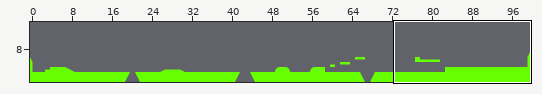
Level history. Tiled map (JSON): assets/tilemaps/level1.json. Above: a wide view before the commit, with the close-up outlined.
Close-up. Earlier state:
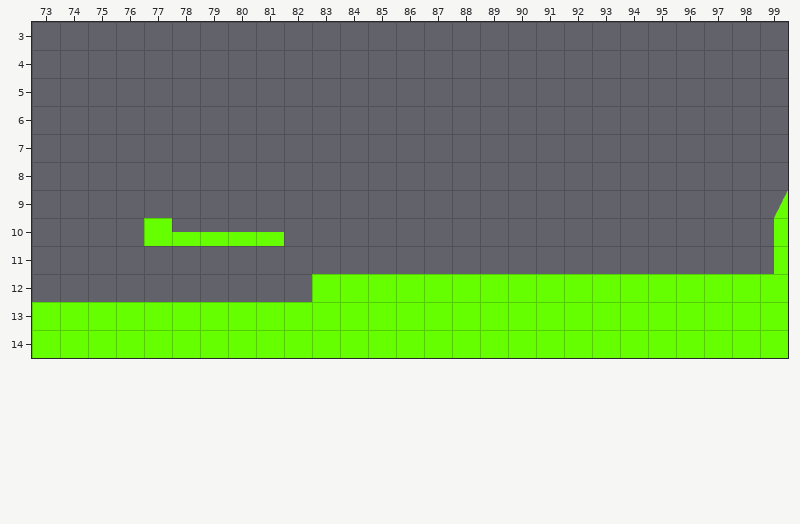
Cells are 64x64 px. Shown: x 73..99, y 3..14. The commit also changed other parts of the map, which this record leaves out.
The same view after the edit:
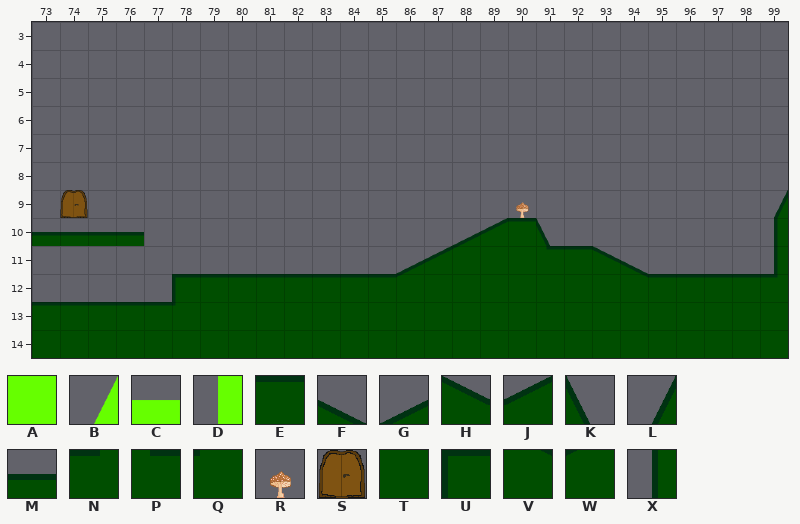
Key: from "ninja-tiles64": A 1, B 23, C 30, D 31; from "tiles": E 1, F 14, G 15, H 18, J 19, K 22, L 23, M 30, N 36, P 37, Q 52, R 110, S 111, T 113, U 147, V 158, W 159, X 176.
_ is an empty cell, . an unchanged one.
Objects are placed by their top-left corner, in cells (3,4 is the top-left corner of cell 3,4); size is 1x1 cell unless given.
From old to new:
--- layer "GroundLayer"
@@ x 73..99 @@
- 9 ..........................B
-10 ____ACCCC......____.......D
-11 ............._________....D
-12 ....._____AAAAAAAAAAAAAAAAA
-13 AAAAAAAAAAAAAAAAAAAAAAAAAAA
-14 AAAAAAAAAAAAAAAAAAAAAAAAAAA
+ 9 ..........................L
+10 MMMM_____......GJEK.......X
+11 .............GJWTTPEHF....X
+12 .....UEEEEEEEWTTTTTTTVEEEEN
+13 EEEEEQTTTTTTTTTTTTTTTTTTTTT
+14 TTTTTTTTTTTTTTTTTTTTTTTTTTT
--- layer "ObjectLayer"
+R at 90,9
+S at 74,9
Pixel boxes of the changes (left, top, right, bottom) in both close-ups:
changed: (32, 190, 788, 358)
